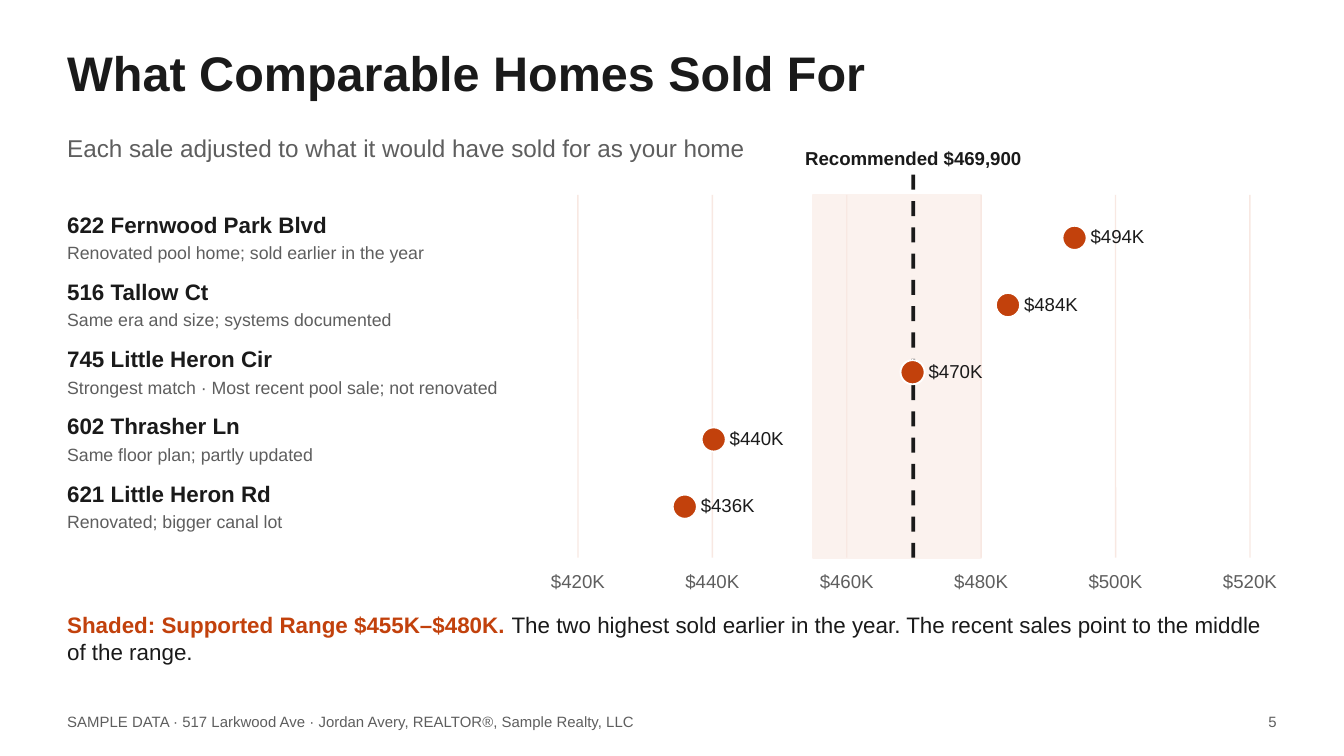
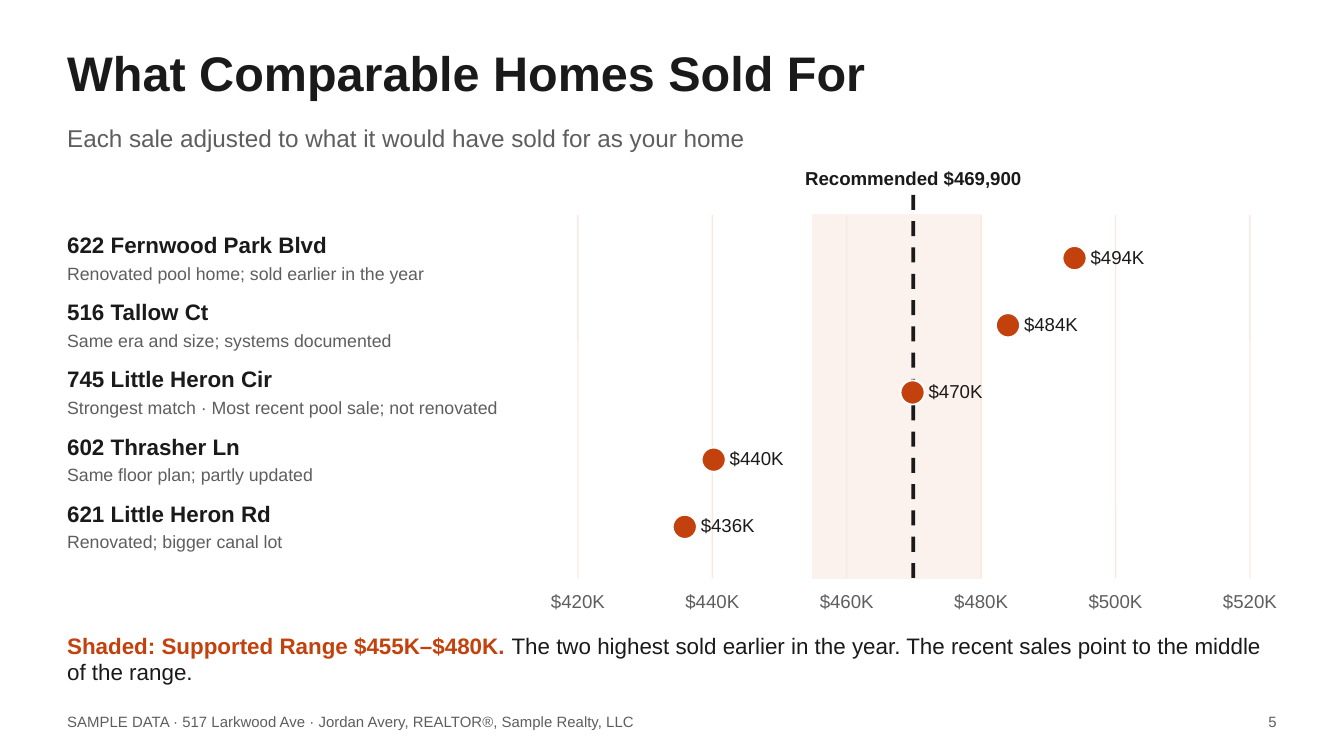
Before and after one commit to axelrivera/real-estate-skills, a slide deck: slide 5 of samples/seller-cma/517-Larkwood-Ave-Listing-Presentation.pptx. Drawn at 1344x756 pixels with LibreOffice and Linux fonts; fonts in the diff are those of the drawing. Boxes give left, top, right and bottom in pixels: in the first picture for what was removed or moved away, otherwise in the second. Text is boxed around its words. In the diff, an @@ line names an element or a change of style, - is before the commit and + after.

```diff
--- a/samples/seller-cma/517-Larkwood-Ave-Listing-Presentation.pptx
+++ b/samples/seller-cma/517-Larkwood-Ave-Listing-Presentation.pptx
@@ text "Each sale adjusted to what ..." at [67, 129, 745, 152]: vertical alignment middle to top @@
@@ 22 texts, 7 lines, 5 ellipses, 1 rectangle: place and size @@
-22 texts, 7 lines, 5 ellipses, 1 rectangle at [67, 151, 1277, 590]
+22 texts, 7 lines, 5 ellipses, 1 rectangle at [67, 171, 1277, 610]
@@ text "Shaded: Supported Range $455K–$480K. The ...": place and size @@
-text "Shaded: Supported Range $455K–$480K. The ..." at [67, 616, 1261, 665]
+text "Shaded: Supported Range $455K–$480K. The ..." at [67, 637, 1261, 685]
```
Also in this commit, not shown: 6 other slides changed, 2 other files.
